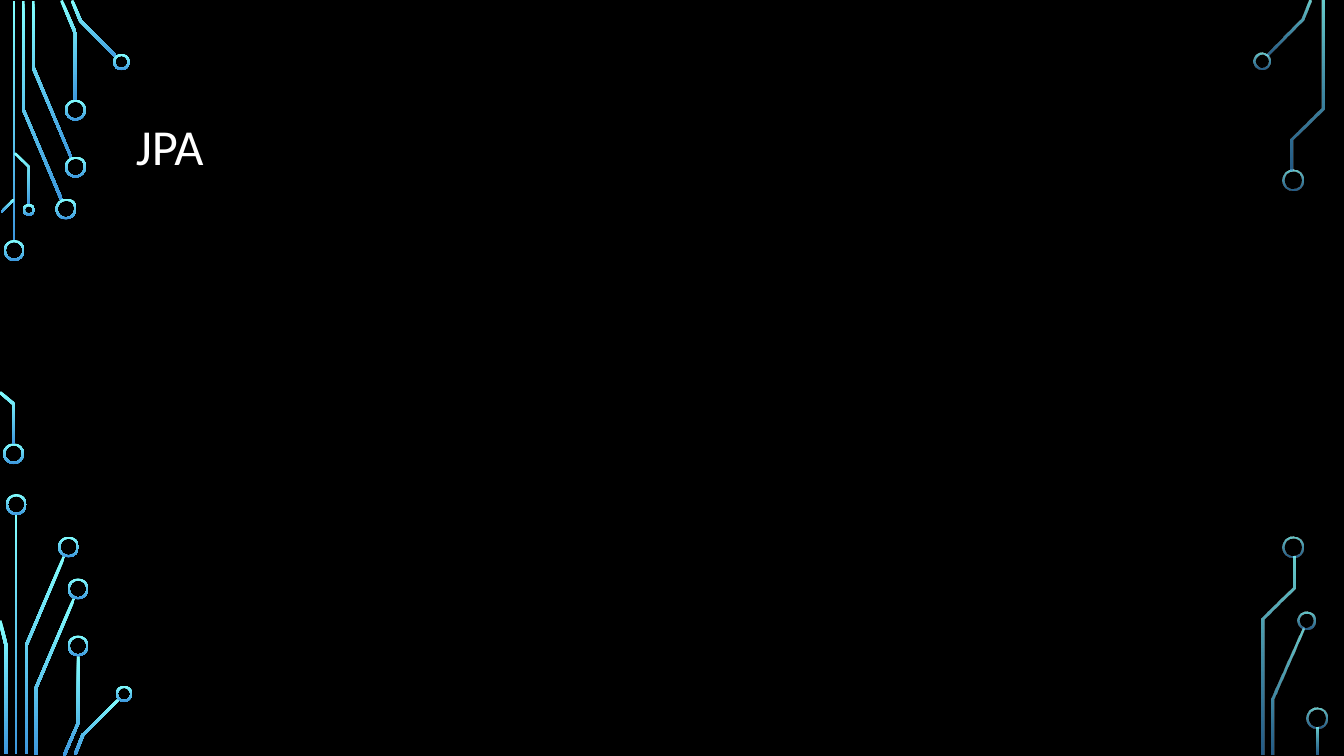
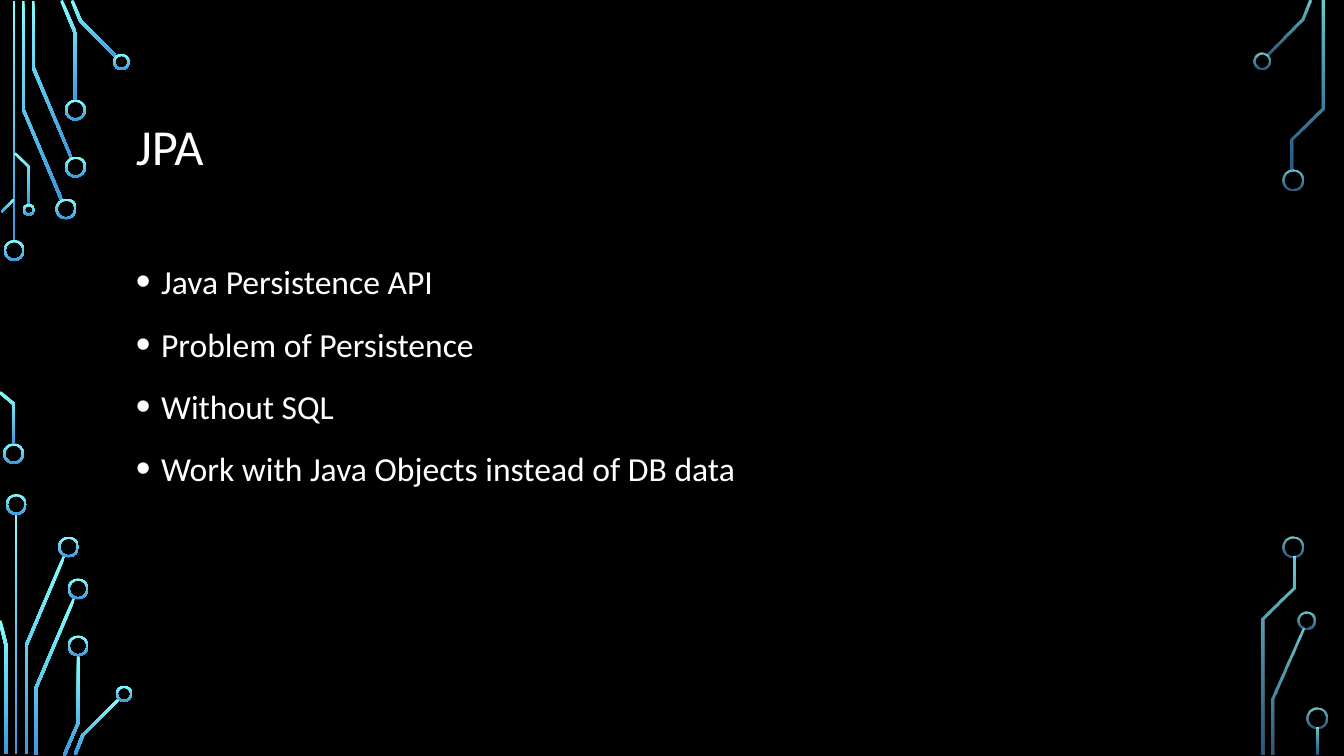
Before and after one commit to DawidMa/ePortfolio, a slide deck: slide 3 of springDataJPA.pptx. Drawn at 1344x756 pixels with LibreOffice and Linux fonts; fonts in the diff are those of the drawing; background and template pictures are left out. Boxes give left, top, right and bottom in pixels: in the first picture for what was removed or moved away, otherwise in the second. Text is boxed around its words. In the diff, an @@ line names an element or a change of style, - is before the commit and + after.

```diff
--- a/springDataJPA.pptx
+++ b/springDataJPA.pptx
@@ text added at (161,271,735,487), 24 pt, text #FFFFFF @@
+• Java Persistence API
+• Problem of Persistence
+• Without SQL
+• Work with Java Objects instead of DB data
```
Also in this commit, not shown: 3 other slides changed, 1 slide added, 1 slide removed, 12 other files.
